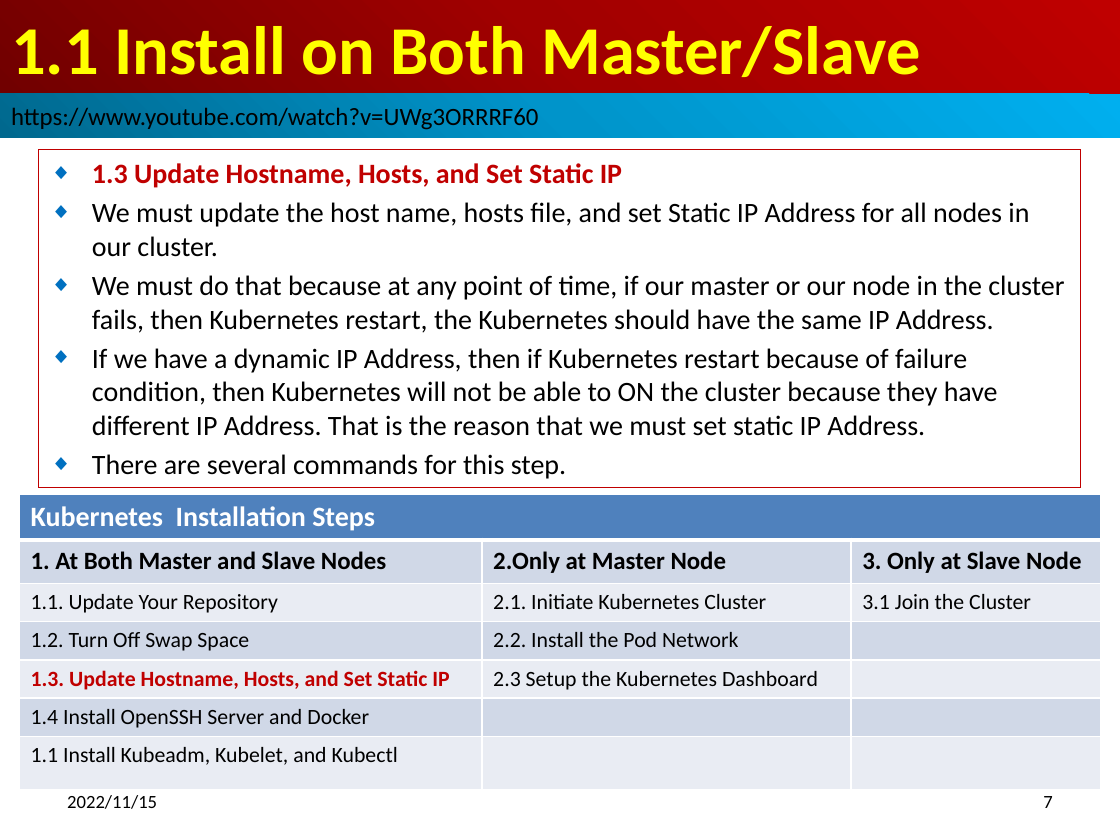
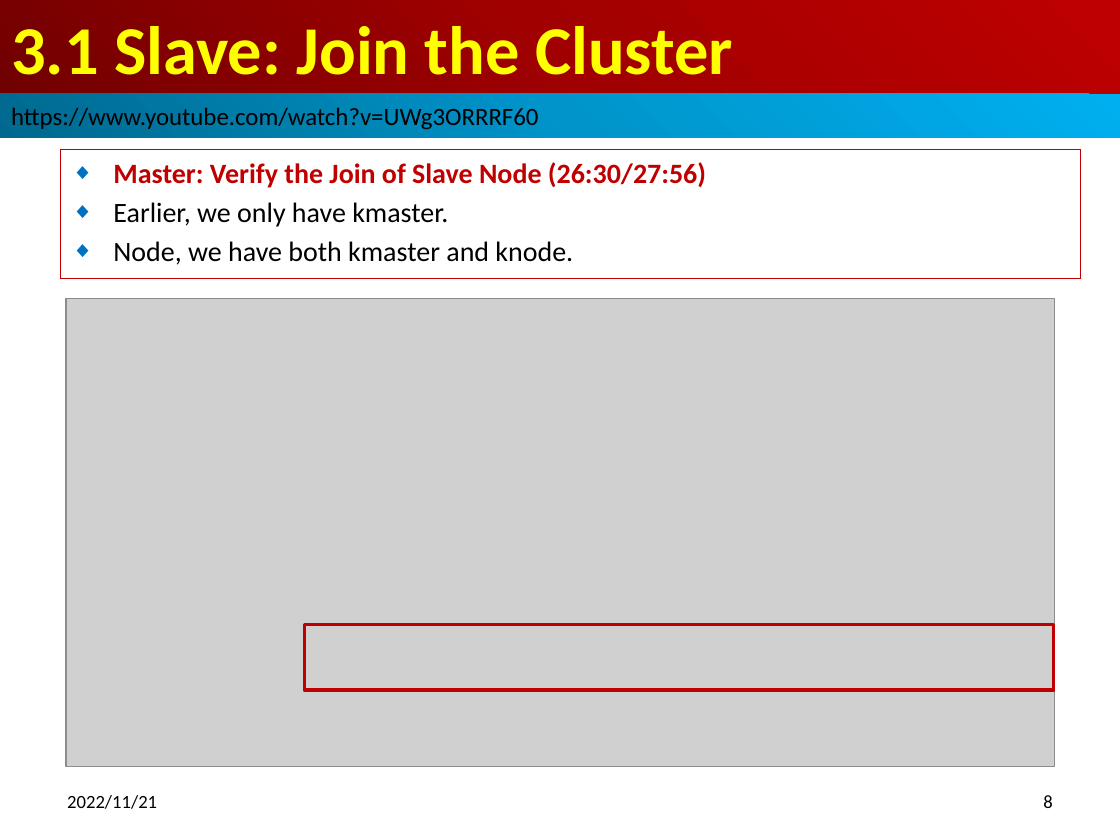
Before and after one commit to peterhchen/900_Kubernetes, a slide deck: slide 8 of 001_03_Connect_Slave.pptx (slide 7 before the commit). Drawn at 1120x840 pixels with LibreOffice and Linux fonts; fonts in the diff are those of the drawing; grey boxes stand for pictures. Boxes give left, top, right and bottom in pixels: in the first picture for what was removed or moved away, otherwise in the second. Text is boxed around its words. In the diff, an @@ line names an element or a change of style, - is before the commit and + after.

```diff
--- a/001_03_Connect_Slave.pptx
+++ b/001_03_Connect_Slave.pptx
@@ title at [11, 26, 733, 75]: text changed @@
-1.1 Install on Both Master/Slave
+3.1 Slave: Join the Cluster
@@ subtitle "Master: Verify the Join of ...": place and size @@
-subtitle "Master: Verify the Join of ..." at [39, 150, 1081, 488]
+subtitle "Master: Verify the Join of ..." at [60, 150, 1081, 279]
@@ subtitle at [113, 162, 706, 265]: text changed @@
-◆ 1.3 Update Hostname, Hosts, and Set Static IP
-◆ We must update the host name, hosts file, and set Static IP Address for all nodes in our cluster.
-◆ We must do that because at any point of time, if our master or our node in the cluster fails, then Kubernetes restart, the Kubernetes should have the same IP Address.
-◆ If we have a dynamic IP Address, then if Kubernetes restart because of failure condition, then Kubernetes will not be able to ON the cluster because they have different IP Address. That is the reason that we must set static IP Address.
-◆ There are several commands for this step.
+◆ Master: Verify the Join of Slave Node (26:30/27:56)
+◆ Earlier, we only have kmaster.
+◆ Node, we have both kmaster and knode.
@@ picture added at [66, 299, 1054, 767] @@
@@ table removed at [19, 494, 1101, 788], 7 rows, 3 columns @@
-Kubernetes Installation Steps |  | 
-1. At Both Master and Slave Nodes | 2.Only at Master Node | 3. Only at Slave Node
-1.1. Update Your Repository | 2.1. Initiate Kubernetes Cluster | 3.1 Join the Cluster
-1.2. Turn Off Swap Space | 2.2. Install the Pod Network | 
-1.3. Update Hostname, Hosts, and Set Static IP | 2.3 Setup the Kubernetes Dashboard | 
-1.4 Install OpenSSH Server and Docker |  | 
-1.1 Install Kubeadm, Kubelet, and Kubectl |  | 
@@ rectangle added at [305, 624, 1054, 690], outline #C00000 2 pt @@
@@ text at [67, 795, 157, 809]: text changed @@
-2022/11/15
+2022/11/21
@@ page number at [1043, 795, 1052, 808]: text changed @@
-7
+8
```
Also in this commit, not shown: 10 other slides changed, 1 slide added, 20 slides removed, 3 other files.
